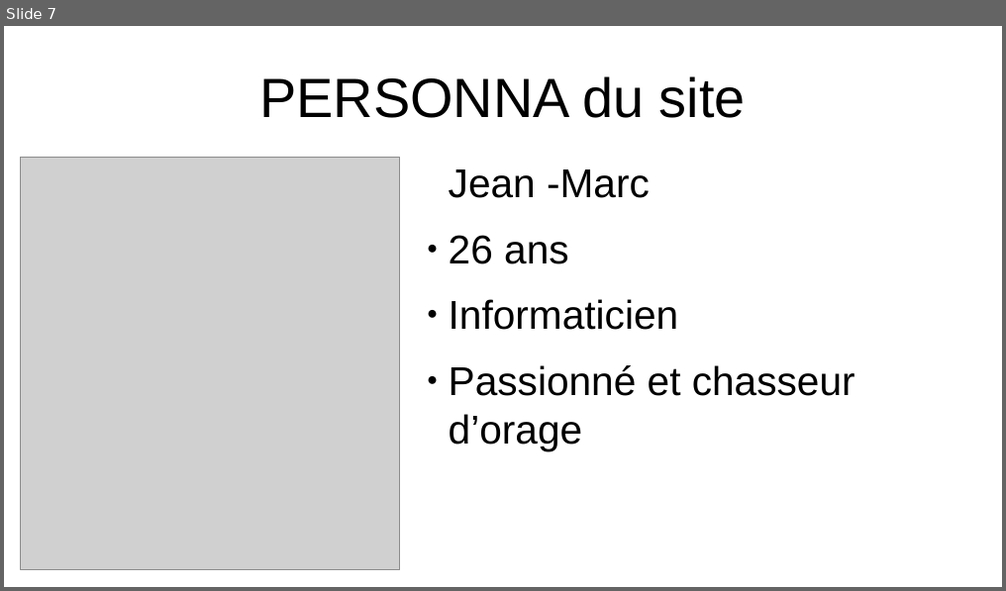
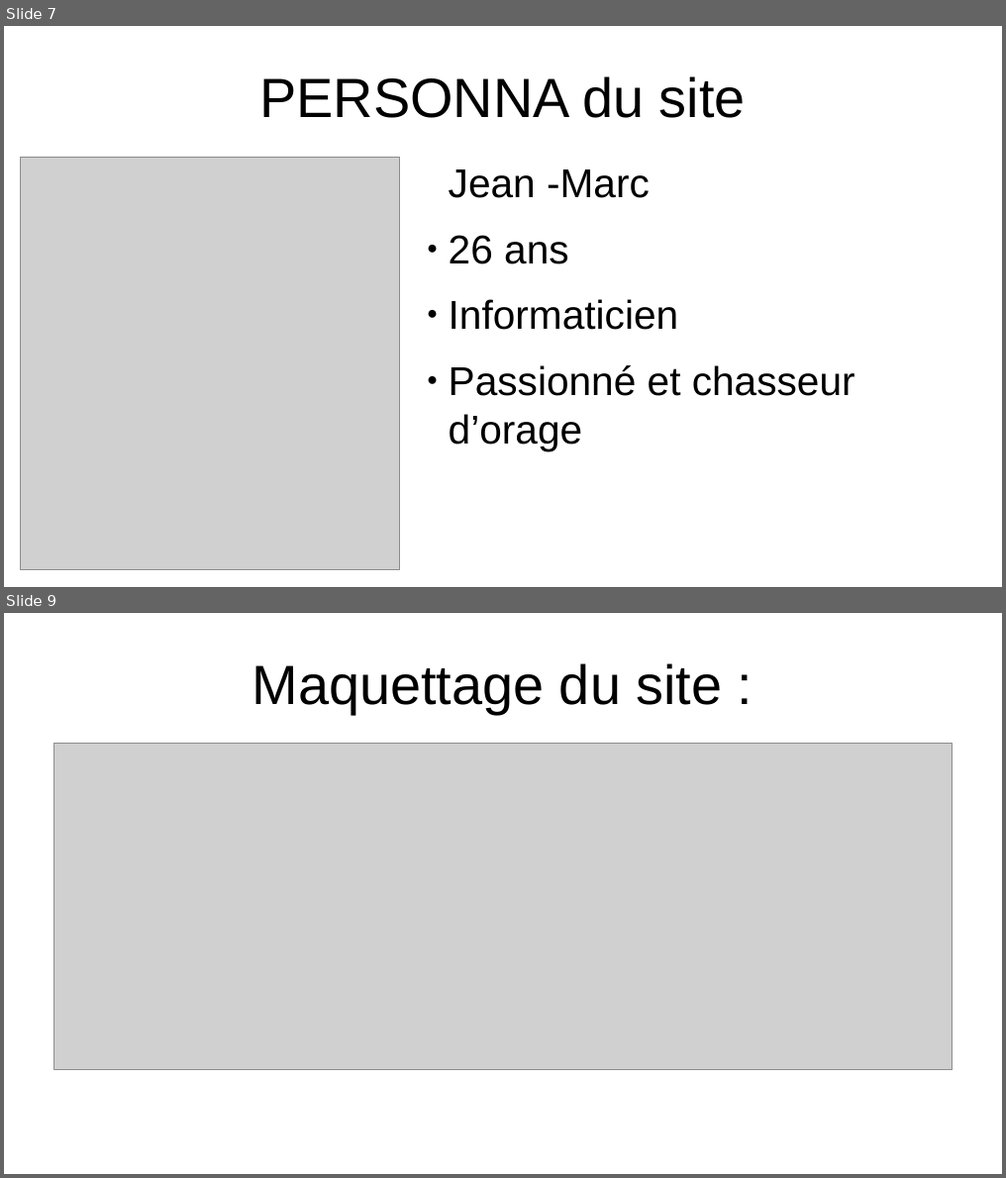
Before and after one commit to Max50603/PROJET--FINAL, a slide deck: PROJET/PROJET FINALE POWERPOINT.odp. Shown one above the other, each under a label of ours: slide 7 before the commit, slides 7 and 9 after it; the slides between them are not shown. The pictures are 1006x591 and 1006x1178 pixels, drawn with LibreOffice and Linux fonts; fonts in the diff are those of the drawing; grey boxes stand for pictures. Boxes give left, top, right and bottom in pixels: in the first picture for what was removed or moved away, otherwise in the second. Text is boxed around its words. In the diff, an @@ line names an element or a change of style, - is before the commit and + after.

```diff
--- a/PROJET/PROJET FINALE POWERPOINT.odp
+++ b/PROJET/PROJET FINALE POWERPOINT.odp
@@ slide 9 added at (4, 613, 1002, 1174), background #FFFFFF @@
@@ title added at (252, 663, 723, 714), 44 pt, text #000000 @@
+Maquettage du site :
@@ picture added at (54, 744, 952, 1070) @@
```
Also in this commit, not shown: 3 slides changed, 2 other slides added, 3 slides removed, 10 other files.
